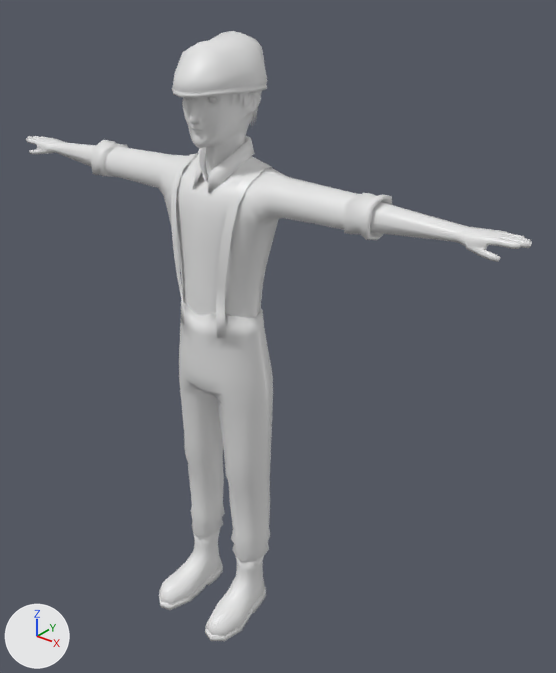
An edit to the FBX model Game/Assets/作業台/Player/Player.fbx, drawn before and after from the same camera.
Rendered twice from a 50 mm camera at (8.82, -9.33, 12.25) aimed at (0.79, 0.7, 6.03). The axes (+X, +Y, +Z) are drawn at lower left. The lights are the same throughout.

Objects in the first picture: 'Cube', 'Plane', 'boots', 'cap', 'eye', 'pantu', 'syatu'.
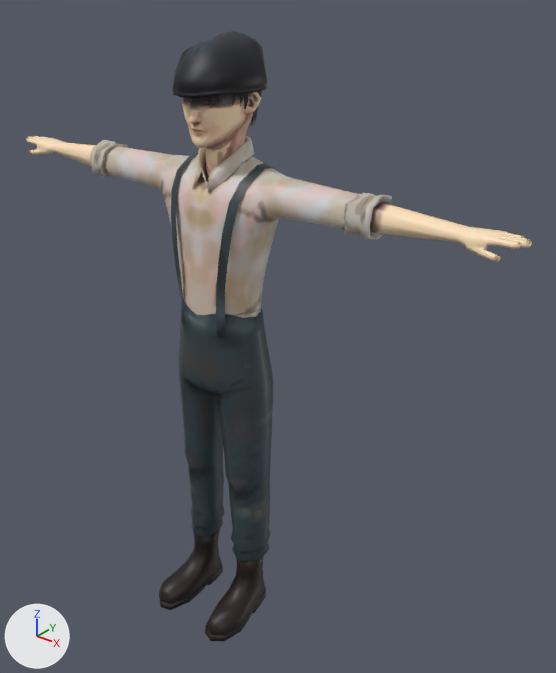
Pixel boxes (x1, y1, x2, y2) of what changed, in the pictures (556 x 673 px):
'pantu', surface changed (grey to black): (171, 153, 273, 561) in both
'syatu', surface changed: (91, 136, 392, 318) in both
'Cube', surface changed (white to beige): (26, 91, 532, 262) in both
'boots', surface changed (white to black): (159, 529, 266, 641) in both
'cap', surface changed (white to black): (172, 31, 267, 98) in both
'Plane', surface changed (grey to black): (189, 90, 262, 126) in both
'eye', surface changed: (186, 97, 217, 103) in both

Edits to the bpy script that builds the scene:
```text
Add img_player_tex_png:
    img_player_tex_png = load_image('player_tex.png', 'player_tex.png', 2048, 2048, 'sRGB')
Change mat_main:
    remove mat_main.base_color = (0.8, 0.8, 0.8)  # white #e7e7e7
    mat_main.roughness: 0.4 -> 0.5
    add mat_main.texture = img_player_tex_png
```
